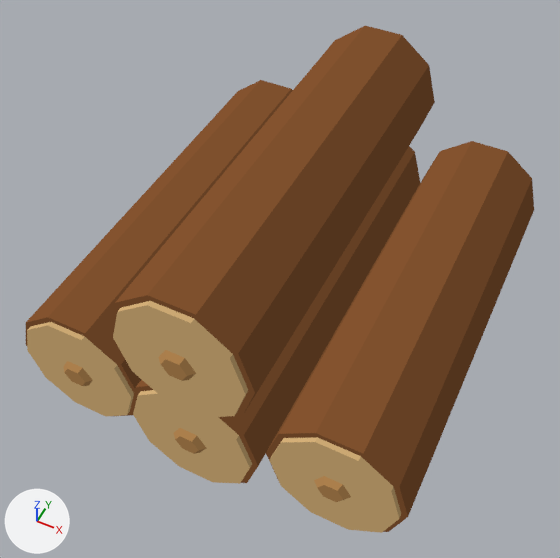
What one commit did to the glTF model art/exports/pile-wood-4.gltf.
The view is the same before and after, from a 50 mm lens placed at (0.4, -0.881, 1.181), pointed at (-0.004, -0.073, 0.171). Lighting does not change. The marker at lower left points along +X, +Y and +Z. The first picture is the older version. Vertices at exactly the same position are counted once.

Objects in the first picture: 'pile-wood-4'.
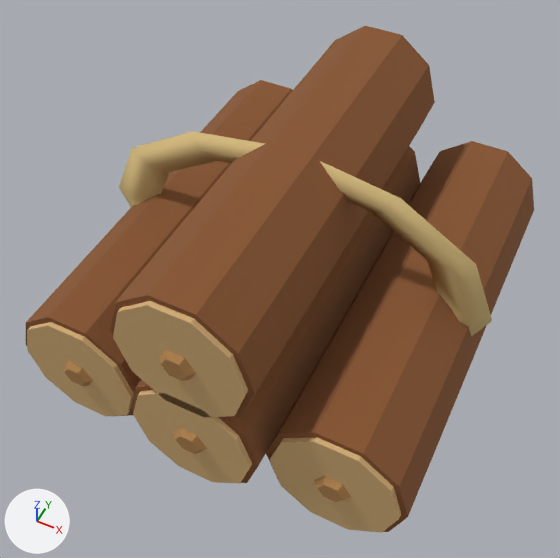
What differs and where, as boxes [x1, y1, x2, y2] in the pictures (560 x 558 px):
part 1 of me_pile_wood_4, added (brown): after [119, 131, 492, 336]
part 2 of me_pile_wood_4, recoloured: [26, 26, 534, 533] in both

What changed in the scene script:
```text
Add mat_mattepalettealbedo:
    mat_mattepalettealbedo = bpy.data.materials.new('MattePaletteAlbedo')
    mat_mattepalettealbedo.use_nodes = True; mat_mattepalettealbedo.node_tree.nodes.clear()
    _N = mat_mattepalettealbedo.node_tree.nodes; _L = mat_mattepalettealbedo.node_tree.links
    n0 = _N.new('ShaderNodeBsdfPrincipled'); n0.name = 'Principled BSDF'
    n0.inputs[2].default_value = 1.0  # 'Roughness'
    n1 = _N.new('ShaderNodeOutputMaterial'); n1.name = 'Material Output'
    n2 = _N.new('ShaderNodeVertexColor'); n2.name = 'Color Attribute'
    _L.new(n0.outputs[0], n1.inputs[0])  # 'BSDF' to 'Surface'
    _L.new(n2.outputs[0], n0.inputs[0])  # 'Color' to 'Base Color'
Change me_pile_wood_4:
    used by ob_pile_wood_4; location = (0.0, 0.0, 0.0)
    remove me_pile_wood_4.from_pydata(...)  # 336 vertices, 592 faces; spans x -0.345..0.345, y -0.402..0.377, z 0.0..0.437
    add me_pile_wood_4.from_pydata(...)  # 384 vertices, 688 faces; spans x -0.355..0.355, y -0.402..0.377, z 0.0..0.437
    me_pile_wood_4 part 1: a new loose piece of 48 vertices spanning x -0.355..0.355, y -0.053..-0.027, z 0.0..0.437, in mat_mattepalettealbedo
    me_pile_wood_4 part 2: 592 faces spanning x -0.345..0.345, y -0.402..0.377, z 0.0..0.437 switch from mat_bakedpalette to mat_mattepalettealbedo
```
